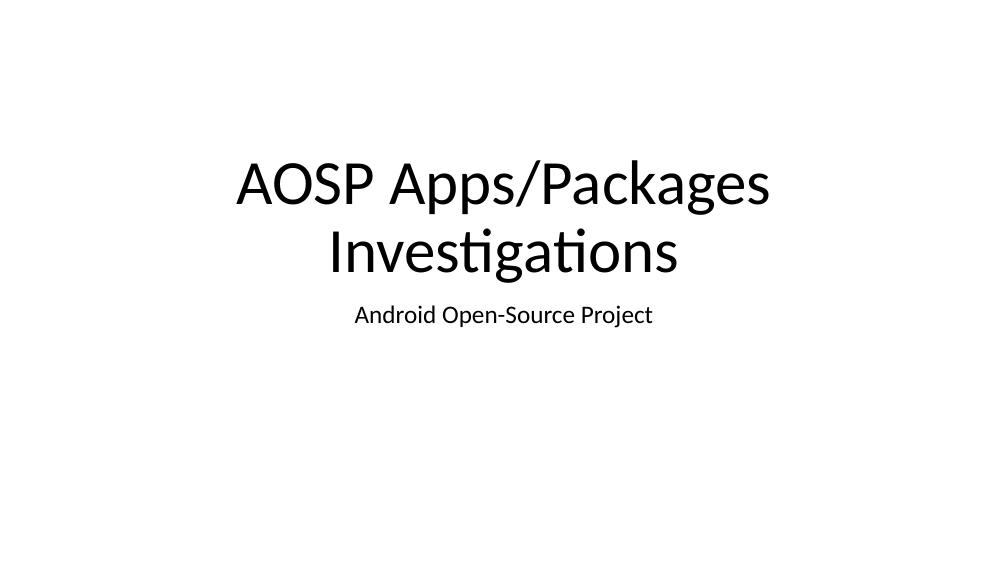
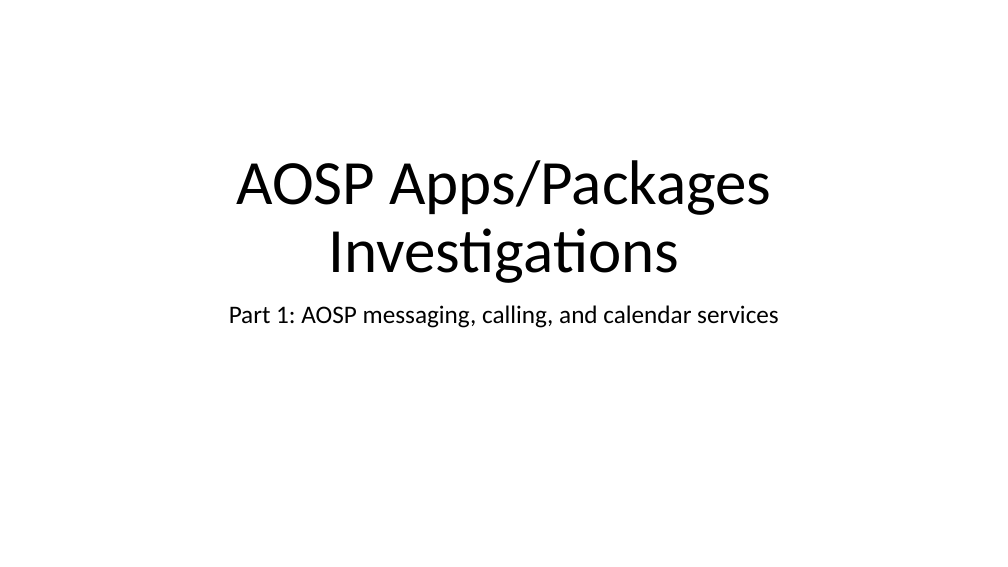
Before and after one commit to frankwxu/digital-forensics-lab, a slide deck: slide 1 of Andriod10/5_1_1_AOSP_App_Investigations_Messaging.pptx. Drawn at 1008x567 pixels with LibreOffice and Linux fonts; fonts in the diff are those of the drawing; background and template pictures are left out. Boxes give left, top, right and bottom in pixels: in the first picture for what was removed or moved away, otherwise in the second. Text is boxed around its words. In the diff, an @@ line names an element or a change of style, - is before the commit and + after.

```diff
--- a/Andriod10/5_1_1_AOSP_App_Investigations_Messaging.pptx
+++ b/Andriod10/5_1_1_AOSP_App_Investigations_Messaging.pptx
@@ subtitle at bbox=[229, 305, 779, 328]: text changed @@
-Android Open-Source Project
+Part 1: AOSP messaging, calling, and calendar services
```
Also in this commit, not shown: 8 other slides changed, 2 slides removed, 3 other files.
